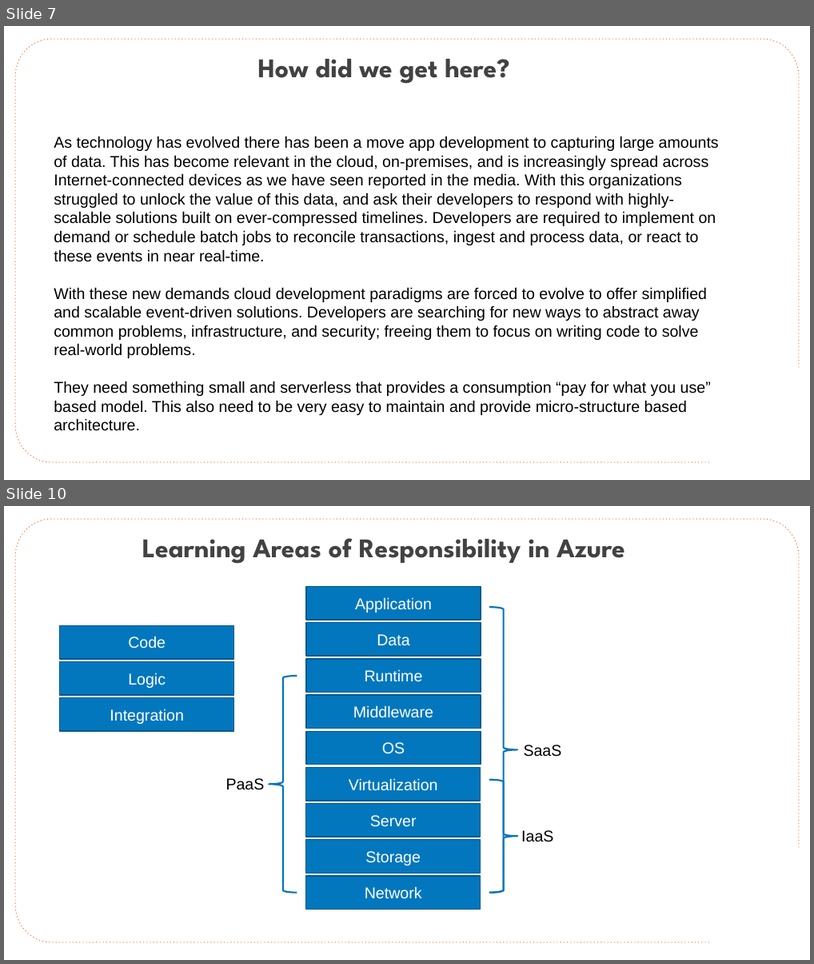
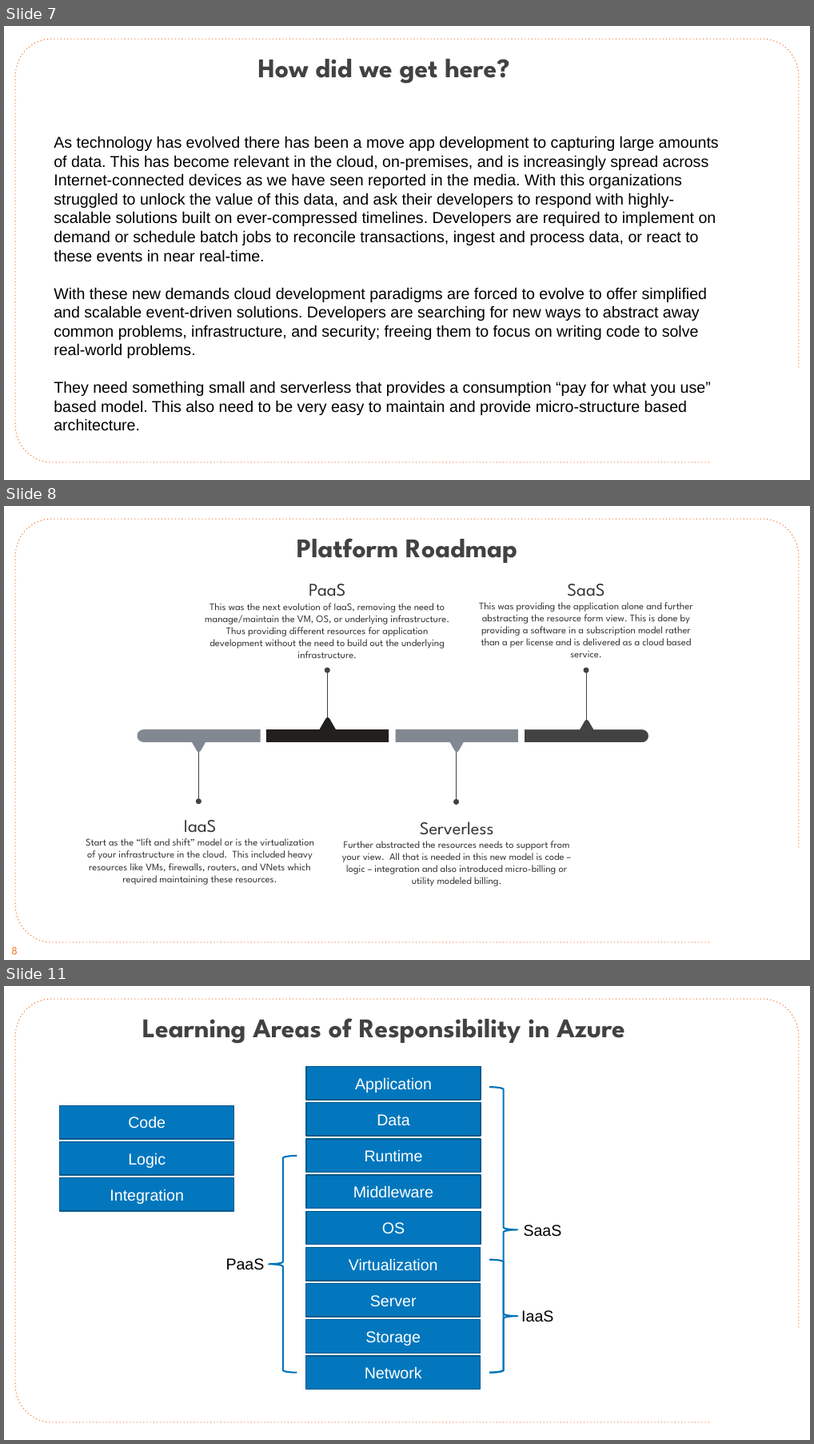
Before and after one commit to CloudSpecOps/Serverless-Architectures-with-Azure, a slide deck: Session Presentation/Azure-Serverless-Architecture-Session-Day-1.pptx. Shown one above the other, each under a label of ours: slides 7 and 10 before the commit, slides 7, 8 and 11 after it; the slides between them are not shown. The pictures are 814x964 and 814x1444 pixels, drawn with LibreOffice and Linux fonts; fonts in the diff are those of the drawing; background and template pictures are left out. Boxes give left, top, right and bottom in pixels: in the first picture for what was removed or moved away, otherwise in the second. Text is boxed around its words. In the diff, an @@ line names an element or a change of style, - is before the commit and + after.

Commit message:
Updates Day 1 presentation

```diff
--- a/Session Presentation/Azure-Serverless-Architecture-Session-Day-1.pptx
+++ b/Session Presentation/Azure-Serverless-Architecture-Session-Day-1.pptx
@@ slide 8 added at box(4, 506, 810, 960), background #FFFFFF; not listed: 1 template element that a slide beside it also shows @@
@@ text added at box(297, 538, 518, 563), 48 pt, text #424242, bold @@
+Platform Roadmap
@@ text added at box(205, 584, 450, 658), 18 pt, text #333333 @@
+PaaS
+This was the next evolution of IaaS, removing the need to manage/maintain the VM, OS, or underlying infrastructure. Thus providing different resources for application development without the need to build out the underlying infrastructure.
@@ text added at box(479, 584, 694, 657), 18 pt, text #333333 @@
+SaaS
+This was providing the application alone and further abstracting the resource form view. This is done by providing a software in a subscription model rather than a per license and is delivered as a cloud based service.
@@ arrow added from (327, 729) to (327, 670), #424242 0.75 pt @@
@@ arrow added from (586, 729) to (586, 670), #424242 0.75 pt @@
@@ freeform shape added at box(266, 717, 389, 742), fill #221F1F @@
@@ freeform shape added at box(525, 720, 648, 742), fill #424242 @@
@@ freeform shape added at box(137, 729, 261, 752), fill #818891 @@
@@ arrow added from (198, 742) to (198, 800), #424242 0.75 pt @@
@@ freeform shape added at box(395, 729, 518, 752), fill #818891 @@
@@ arrow added from (456, 743) to (456, 801), #424242 0.75 pt @@
@@ text added at box(86, 820, 314, 884), 18 pt, text #333333 @@
+IaaS
+Start as the “lift and shift” model or is the virtualization of your infrastructure in the cloud. This included heavy resources like VMs, firewalls, routers, and VNets which required maintaining these resources.
@@ text added at box(342, 821, 570, 886), 18 pt, text #333333 @@
+Serverless
+Further abstracted the resources needs to support from your view. All that is needed in this new model is code – logic – integration and also introduced micro-billing or utility modeled billing.
@@ page number added at box(11, 946, 18, 954), 20 pt, text #F47628 @@
+8
@@ what was slide 10 is now slide 11 @@
```
Also in this commit, not shown: 10 slides changed, 7 other slides added.
